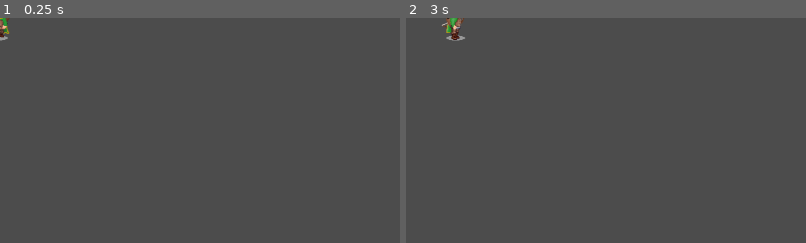
Above: before the commit, frames 1-2 (left to right).
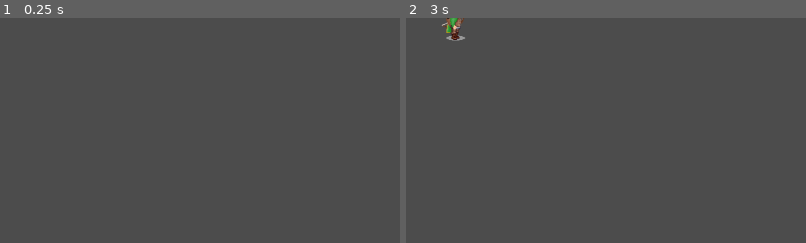
Above: after the commit, the same moments.

Repository: janzeman3/ibis_rpg
Game: Godot game, scene res://sceny/Hlavni.tscn
Two runs of this game, one before a commit and one after it. Both use one fixed random seed, a clock stepped at 60 frames per second and the inputs below.
Inputs:
- Up to frame 1 (0.25 s): no input
- Up to frame 2 (3 s): click "Inventar" at 0.5 s; click "Zavrit" at 1.25 s; click "Postava" at 2 s; tap Enter at 2.75 s; hold Right (ui_right) from 2.78 s (still down)
The pictures show only the part of the screen within x 0-50%, y 0-50%; the shares and areas given below are measured in that part.

The runs differ from the first frame. In frame 1, 0.2% of the frame differs, in the area x 0-3%, y 0-11%; in frame 2, nothing differs.

Commit message:
Vic postav
JIRA: no issue

Signed-off-by: Zeman Jan <jan.zeman@comap-control.com>

Diff:
--- a/sceny/hrac.gd
+++ b/sceny/hrac.gd
@@ -10,21 +10,21 @@
 	var smerPohybu = Vector2()  # The player's movement vector.
 	if Input.is_action_pressed("ui_right"):
 		smerPohybu.x += 1
-		$AnimatedSprite.animation = "doprava"
+		$Lucisnik.animation = "doprava"
 	if Input.is_action_pressed("ui_left"):
 		smerPohybu.x -= 1
-		$AnimatedSprite.animation = "doleva"
+		$Lucisnik.animation = "doleva"
 	if Input.is_action_pressed("ui_down"):
 		smerPohybu.y += 1
-		$AnimatedSprite.animation = "dolu"
+		$Lucisnik.animation = "dolu"
 	if Input.is_action_pressed("ui_up"):
 		smerPohybu.y -= 1
-		$AnimatedSprite.animation = "nahoru"
+		$Lucisnik.animation = "nahoru"
 	if smerPohybu.length() > 0:
 		smerPohybu = smerPohybu.normalized() * rychlost
-		$AnimatedSprite.play()
+		$Lucisnik.play()
 	else:
-		$AnimatedSprite.stop()
+		$Lucisnik.stop()
 
 	position += smerPohybu * delta
 	position.x = clamp(position.x, 0, velikostOkna.x)
--- a/sceny/hrac.tscn
+++ b/sceny/hrac.tscn
@@ -47,9 +47,17 @@
 "_edit_group_": true
 }
 
-[node name="AnimatedSprite" type="AnimatedSprite" parent="."]
+[node name="Lucisnik" type="AnimatedSprite" parent="."]
 frames = SubResource( 1 )
-animation = "dolu"
+
+[node name="Mag" type="AnimatedSprite" parent="."]
+frames = SubResource( 1 )
+
+[node name="Mag2" type="AnimatedSprite" parent="."]
+frames = SubResource( 1 )
+
+[node name="Mag3" type="AnimatedSprite" parent="."]
+frames = SubResource( 1 )
 
 [node name="CollisionShape2D" type="CollisionShape2D" parent="."]
 position = Vector2( 0, 4 )
